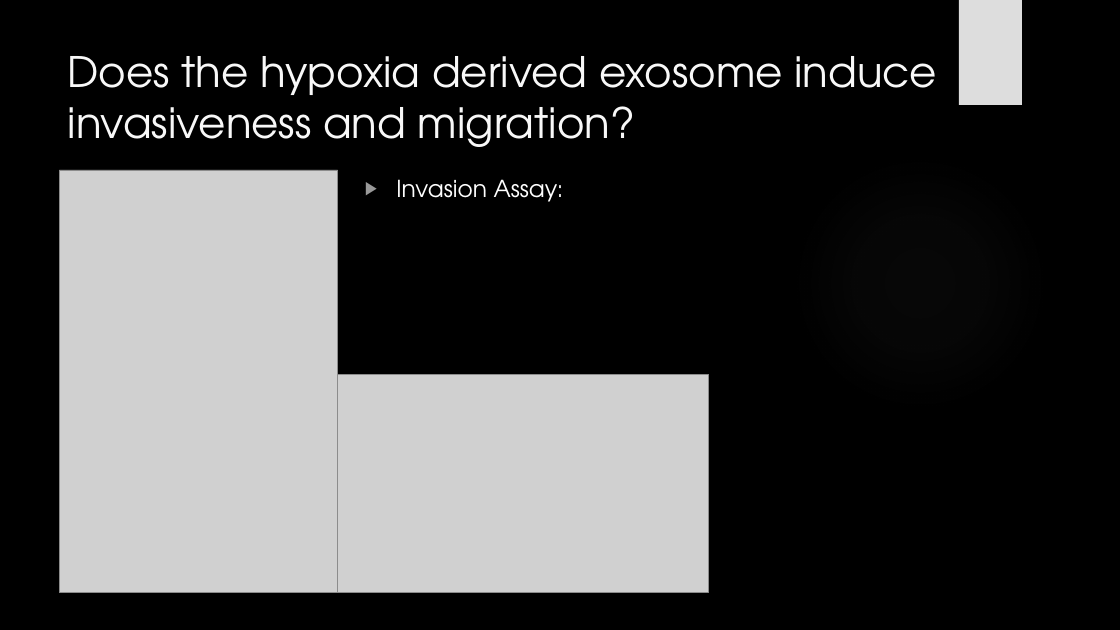
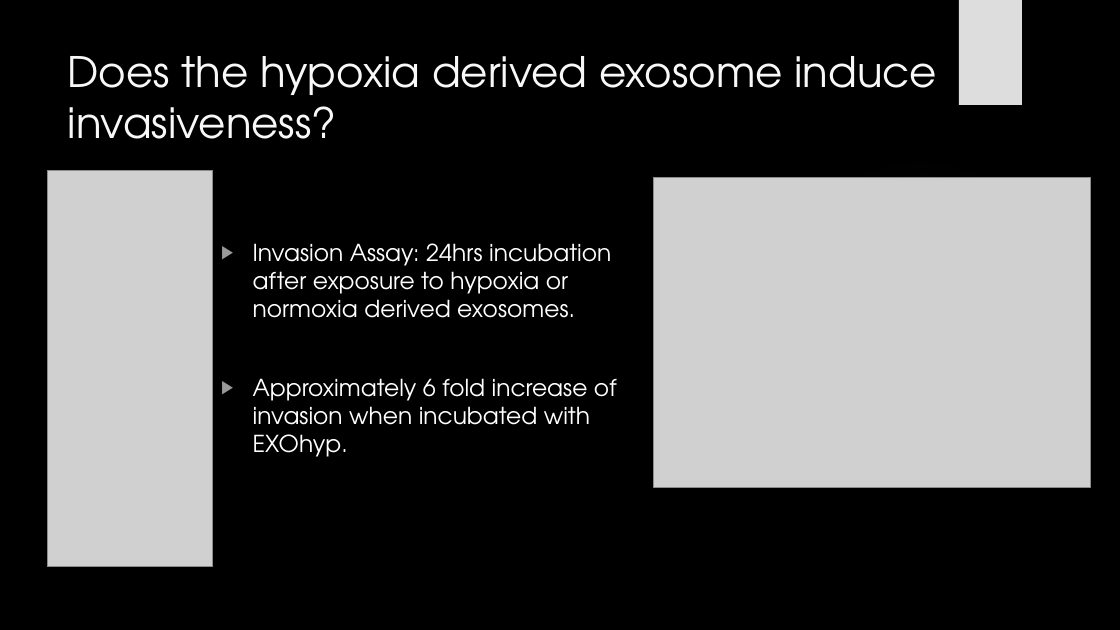
Before and after one commit to HarleyRobinson/Honours2, a slide deck: slide 7 of BackgroundInfo/JCslides.pptx. Drawn at 1120x630 pixels with LibreOffice and Linux fonts; fonts in the diff are those of the drawing; grey boxes stand for pictures; background and template pictures are left out. Boxes give left, top, right and bottom in pixels: in the first picture for what was removed or moved away, otherwise in the second. Text is boxed around its words. In the diff, an @@ line names an element or a change of style, - is before the commit and + after.

```diff
--- a/BackgroundInfo/JCslides.pptx
+++ b/BackgroundInfo/JCslides.pptx
@@ title at bbox=[68, 56, 938, 139]: text changed @@
-Does the hypoxia derived exosome induce invasiveness and migration?
+Does the hypoxia derived exosome induce invasiveness?
@@ picture added at bbox=[47, 171, 213, 567] @@
@@ picture: place and size @@
-picture at bbox=[60, 170, 338, 592]
+picture at bbox=[654, 177, 1091, 487]
@@ text at bbox=[253, 243, 617, 457]: text changed @@
-▶ Invasion Assay:
+▶ Invasion Assay: 24hrs incubation after exposure to hypoxia or normoxia derived exosomes.
+▶ Approximately 6 fold increase of invasion when incubated with EXOhyp.
@@ picture removed at bbox=[338, 375, 709, 592] @@
```
Also in this commit, not shown: 5 other slides changed, 2 slides added, 1 slide removed, 2 other files.
